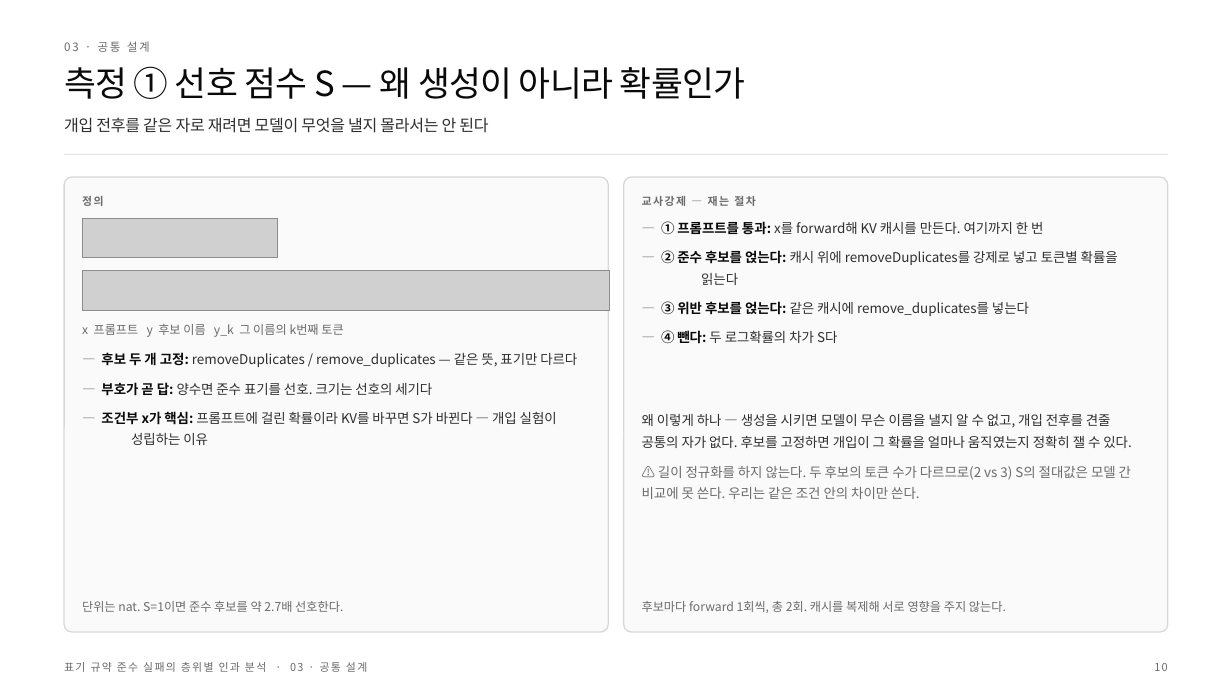
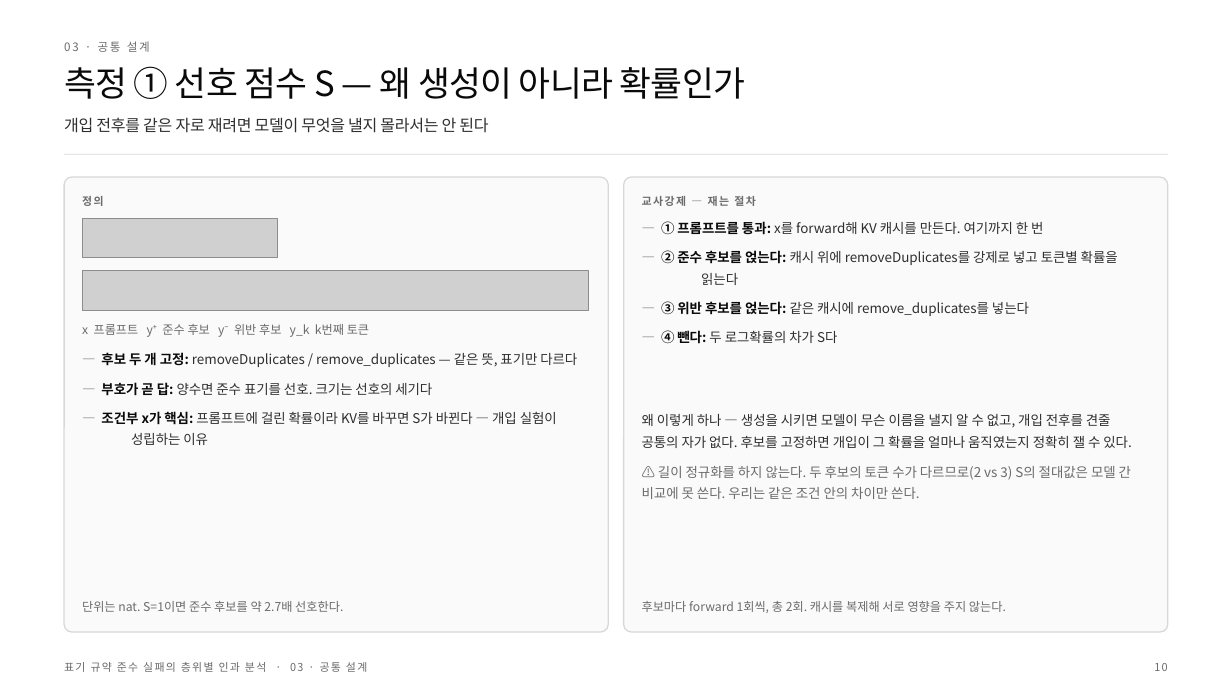
Before and after one commit to deanjs/HCLT_2026, a slide deck: slide 10 of docs/발표/HCLT2026_논문정리.pptx. Drawn at 1232x693 pixels with LibreOffice and Linux fonts; fonts in the diff are those of the drawing; grey boxes stand for pictures. Boxes give left, top, right and bottom in pixels: in the first picture for what was removed or moved away, otherwise in the second. Text is boxed around its words. In the diff, an @@ line names an element or a change of style, - is before the commit and + after.

```diff
--- a/docs/발표/HCLT2026_논문정리.pptx
+++ b/docs/발표/HCLT2026_논문정리.pptx
@@ picture: place and size @@
-picture at [82,271,610,311]
+picture at [82,271,589,311]
@@ text at [82,324,369,337]: text changed @@
-x 프롬프트 y 후보 이름 y_k 그 이름의 k번째 토큰
+x 프롬프트 y⁺ 준수 후보 y⁻ 위반 후보 y_k k번째 토큰
```
Also in this commit, not shown: 10 other slides changed, 25 other files.
